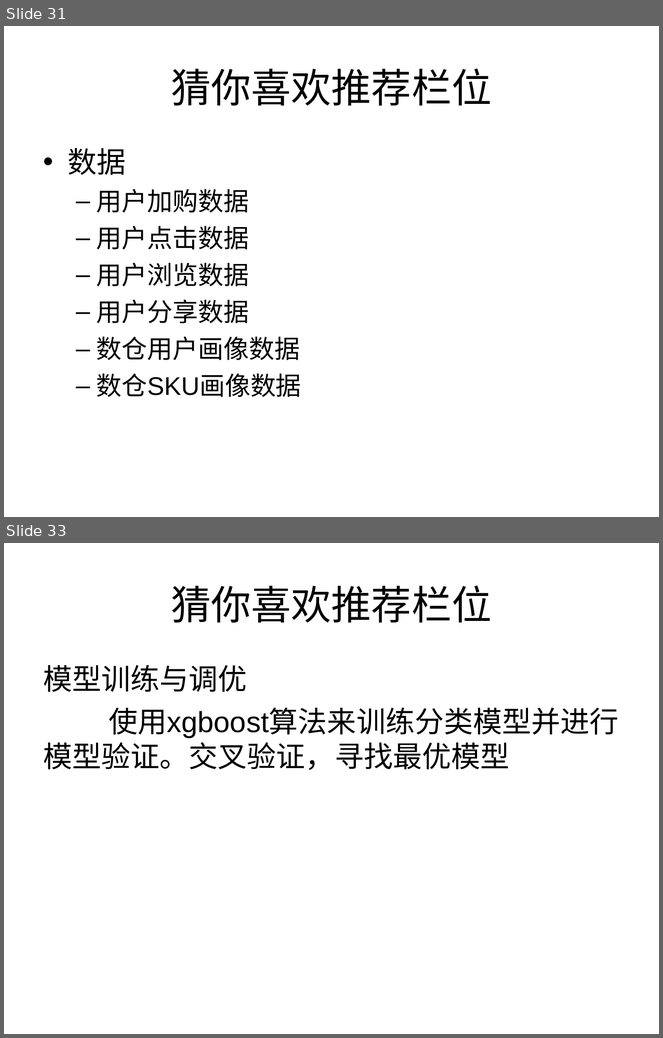
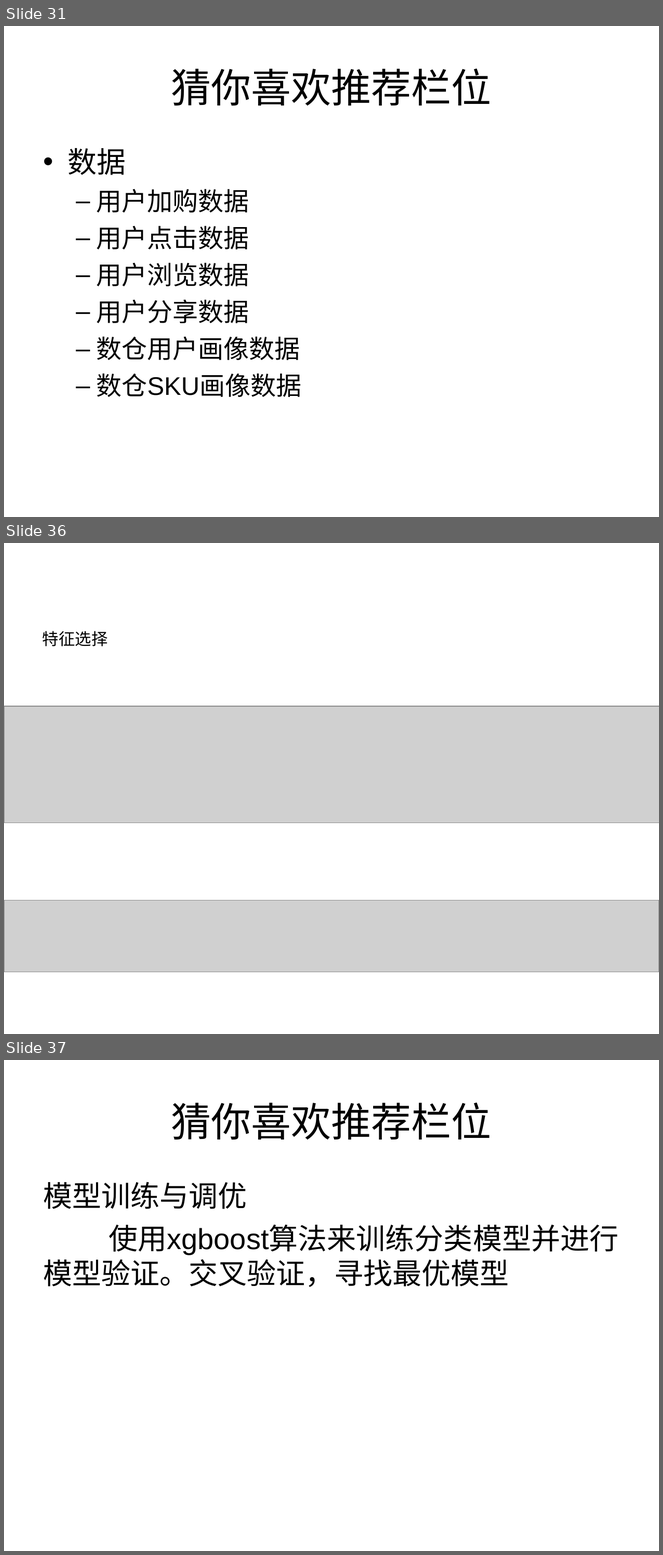
Before and after one commit to zhijie-ai/RL, a slide deck: rl-rec-practice/topk/code/AI的过去现在及未来.ppt. Shown one above the other, each under a label of ours: slides 31 and 33 before the commit, slides 31, 36 and 37 after it; the slides between them are not shown. The pictures are 663x1038 and 663x1555 pixels, drawn with LibreOffice and Linux fonts; fonts in the diff are those of the drawing; grey boxes stand for pictures. Boxes give left, top, right and bottom in pixels: in the first picture for what was removed or moved away, otherwise in the second. Text is boxed around its words. In the diff, an @@ line names an element or a change of style, - is before the commit and + after.

```diff
--- a/rl-rec-practice/topk/code/AI的过去现在及未来.ppt
+++ b/rl-rec-practice/topk/code/AI的过去现在及未来.ppt
@@ slide 36 added at (x1=4, y1=543, x2=659, y2=1034), background #FFFFFF @@
@@ text added at (x1=42, y1=631, x2=108, y2=646), 18 pt, text #000000 @@
+特征选择
@@ picture added at (x1=4, y1=706, x2=659, y2=823) @@
@@ picture added at (x1=4, y1=901, x2=659, y2=973) @@
@@ what was slide 33 is now slide 37 @@
```
Also in this commit, not shown: 1 slide changed, 4 other slides added.
